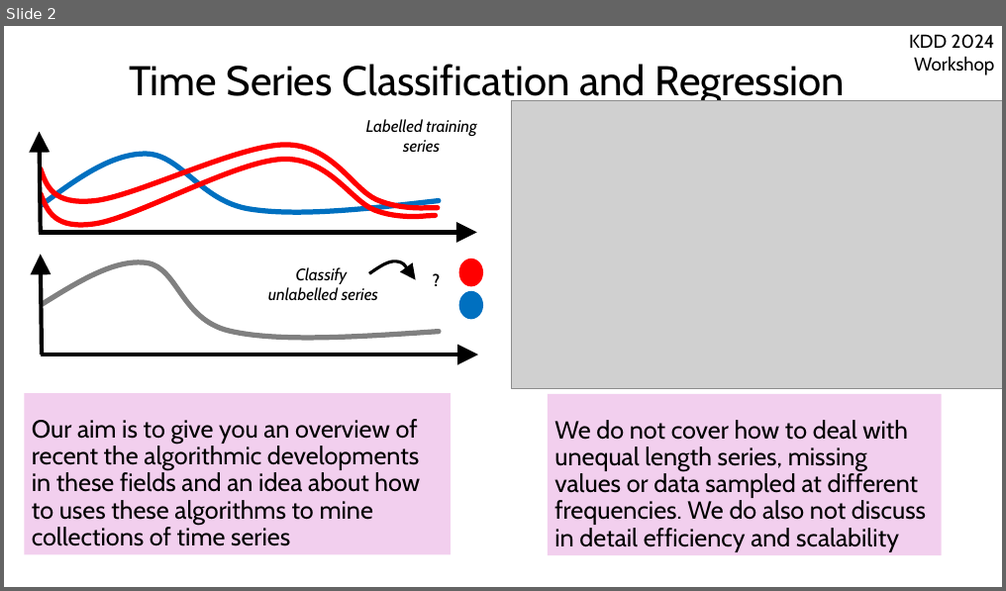
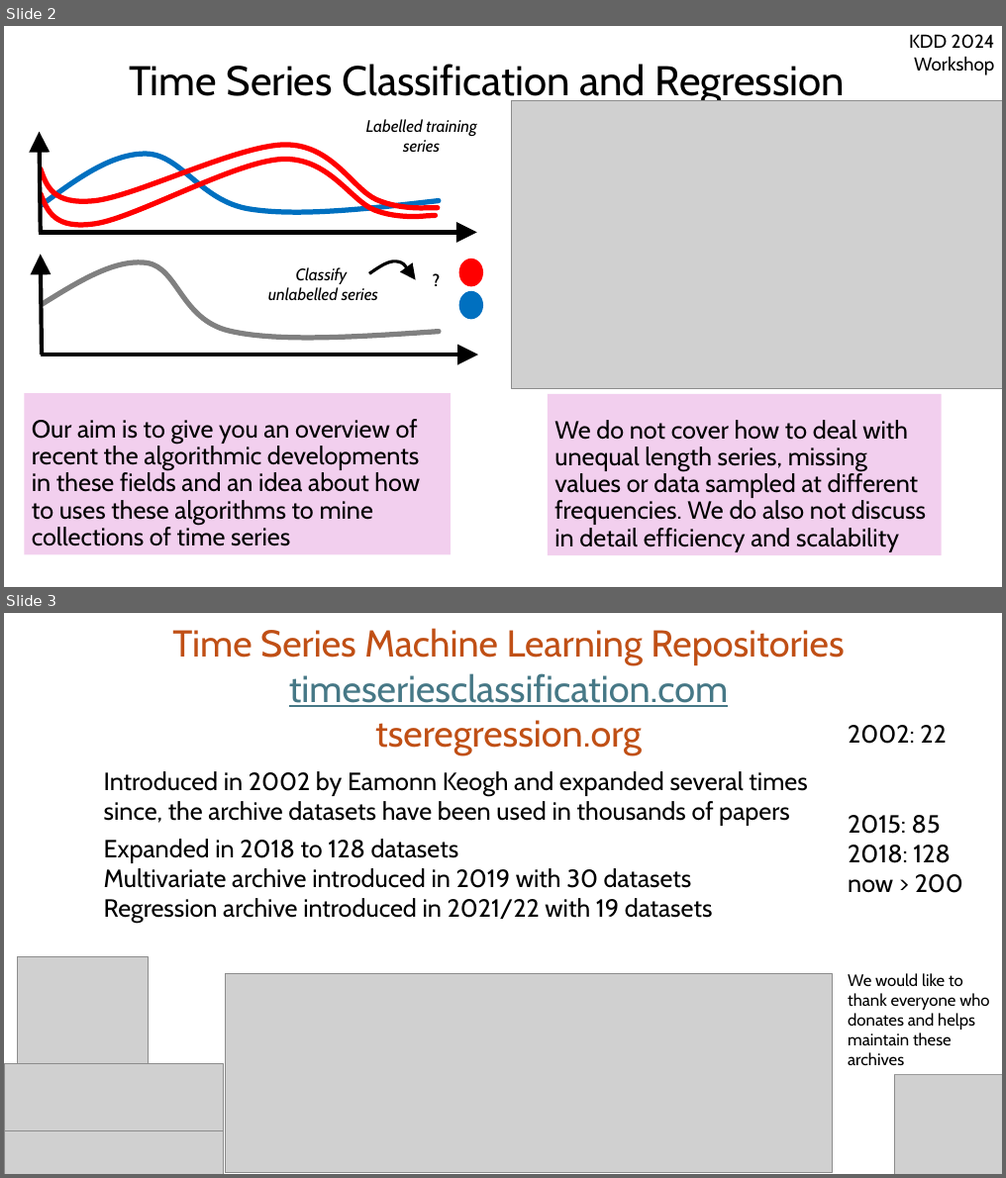
Before and after one commit to aeon-toolkit/aeon-tutorials, a slide deck: KDD-2024/Slides/part1_Introduction.pptx. Shown one above the other, each under a label of ours: slide 2 before the commit, slides 2 and 3 after it. The pictures are 1006x591 and 1006x1178 pixels, drawn with LibreOffice and Linux fonts; fonts in the diff are those of the drawing; grey boxes stand for pictures. Boxes give left, top, right and bottom in pixels: in the first picture for what was removed or moved away, otherwise in the second. Text is boxed around its words. In the diff, an @@ line names an element or a change of style, - is before the commit and + after.

```diff
--- a/KDD-2024/Slides/part1_Introduction.pptx
+++ b/KDD-2024/Slides/part1_Introduction.pptx
@@ slide 3 added at (4,613,1002,1174), background #FFFFFF @@
@@ text added at (172,628,844,756), 36 pt, text #C04F15 @@
+Time Series Machine Learning Repositories
+timeseriesclassification.com
+tseregression.org
@@ text added at (847,725,963,893), 24 pt, text #000000 @@
+2002: 22
+2015: 85
+2018: 128
+now > 200
@@ text added at (104,771,807,826), 24 pt, text #000000 @@
+Introduced in 2002 by Eamonn Keogh and expanded several times since, the archive datasets have been used in thousands of papers
@@ text added at (104,839,713,923), 24 pt, text #000000 @@
+Expanded in 2018 to 128 datasets
+Multivariate archive introduced in 2019 with 30 datasets
+Regression archive introduced in 2021/22 with 19 datasets
@@ picture added at (17,958,148,1063) @@
@@ picture added at (225,973,832,1173) @@
@@ text added at (847,973,989,1065), 16 pt, text #000000 @@
+We would like to thank everyone who donates and helps maintain these archives
@@ picture added at (4,1063,224,1131) @@
@@ picture added at (895,1075,1002,1174) @@
@@ picture added at (4,1131,224,1174) @@
```
Also in this commit, not shown: 4 slides changed, 1 other file.
